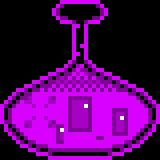
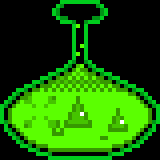
Layers edited between the first and the second (160, 160) image:
hid group "purpframes" (20 layers) over [0, 0, 160, 160]
showed group "greenframes" (20 layers) over [0, 0, 160, 160]
painted on "greenflas1 #4" over [0, 0, 160, 160]
painted on "greenflas1 #3" over [0, 0, 160, 160]
painted on "greenflas1 #2" over [0, 0, 160, 160]
painted on "greenflas1 #1" over [0, 0, 160, 160]
